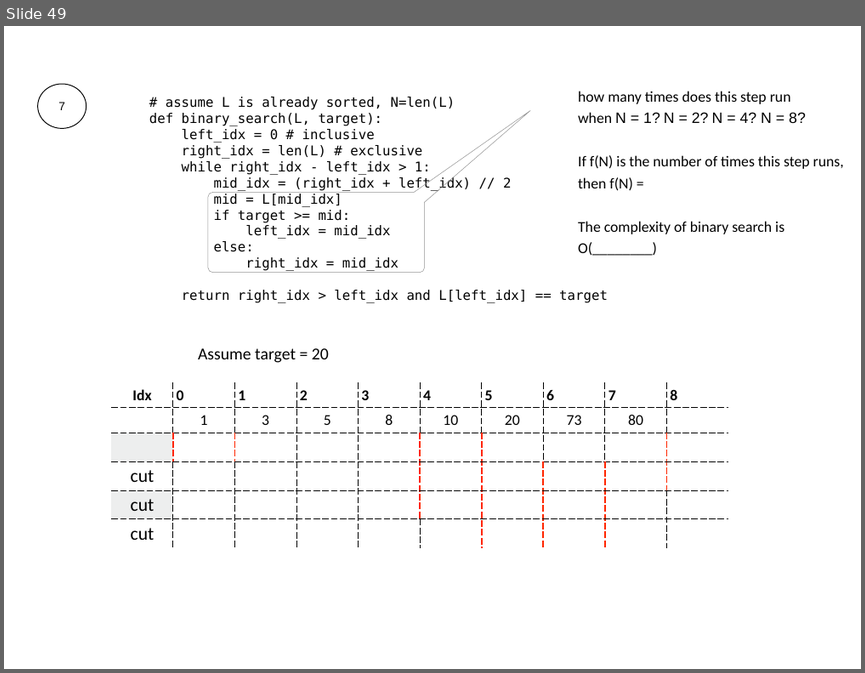
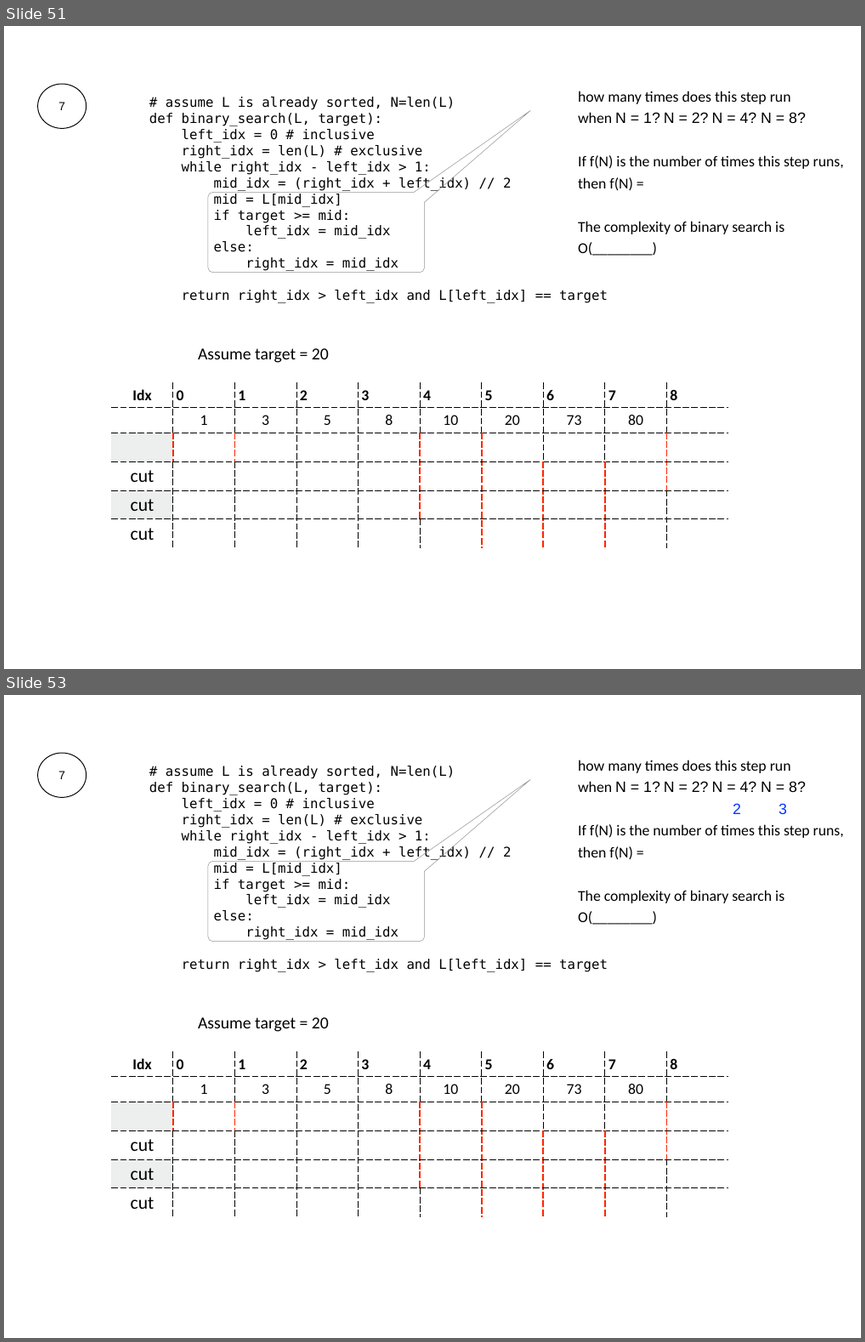
Before and after one commit to Jsus00G/CS-320-Projects-P, a slide deck: lecture-material/04-Performance_2/04-performance-worksheet-solution.pptx. Shown one above the other, each under a label of ours: slide 49 before the commit, slides 51 and 53 after it; the slides between them are not shown. The pictures are 865x673 and 865x1342 pixels, drawn with LibreOffice and Linux fonts; fonts in the diff are those of the drawing. Boxes give left, top, right and bottom in pixels: in the first picture for what was removed or moved away, otherwise in the second. Text is boxed around its words. In the diff, an @@ line names an element or a change of style, - is before the commit and + after.

```diff
--- a/lecture-material/04-Performance_2/04-performance-worksheet-solution.pptx
+++ b/lecture-material/04-Performance_2/04-performance-worksheet-solution.pptx
@@ slide 53 added at (x1=4, y1=695, x2=861, y2=1338), background #FFFFFF @@
@@ ellipse added at (x1=38, y1=753, x2=86, y2=798), outline #000000 1 pt, 14 pt, text #000000 @@
+7
@@ text added at (x1=149, y1=766, x2=608, y2=972), 16 pt, text #000000 @@
+# assume L is already sorted, N=len(L)
+def binary_search(L, target):
+left_idx = 0 # inclusive
+right_idx = len(L) # exclusive
+while right_idx - left_idx > 1:
+mid_idx = (right_idx + left_idx) // 2
+mid = L[mid_idx]
+if target >= mid:
+left_idx = mid_idx
+else:
+right_idx = mid_idx
+return right_idx > left_idx and L[left_idx] == target
@@ text added at (x1=578, y1=760, x2=844, y2=925), 18 pt, text #000000 @@
+how many times does this step run
+when N = 1? N = 2? N = 4? N = 8?
+          2 3
+If f(N) is the number of times this step runs, then f(N) =
+The complexity of binary search is
+O(________)
@@ freeform shape added at (x1=208, y1=779, x2=531, y2=941), outline #929292 0.5 pt @@
@@ text added at (x1=198, y1=1017, x2=329, y2=1032), 20 pt, text #000000 @@
+Assume target = 20
@@ table added at (x1=111, y1=1051, x2=726, y2=1212), 6 rows, 10 columns @@
+Idx | 0 | 1 | 2 | 3 | 4 | 5 | 6 | 7 | 8
+ | 1 | 3 | 5 | 8 | 10 | 20 | 73 | 80 | 
+ |  |  |  |  |  |  |  |  | 
+cut |  |  |  |  |  |  |  |  | 
+cut |  |  |  |  |  |  |  |  | 
+cut |  |  |  |  |  |  |  |  | 
@@ what was slide 49 is now slide 51 @@
```
Also in this commit, not shown: 25 slides changed, 10 other slides added, 2 other files.
